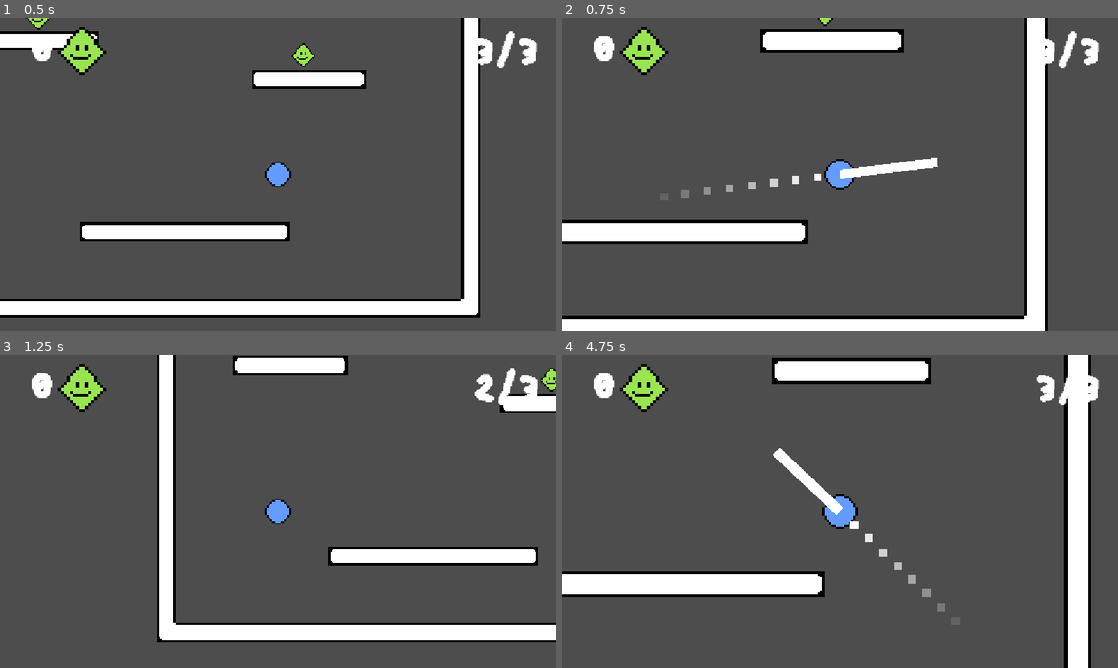
Above: before the commit, frames 1-4 (two rows, left to right).
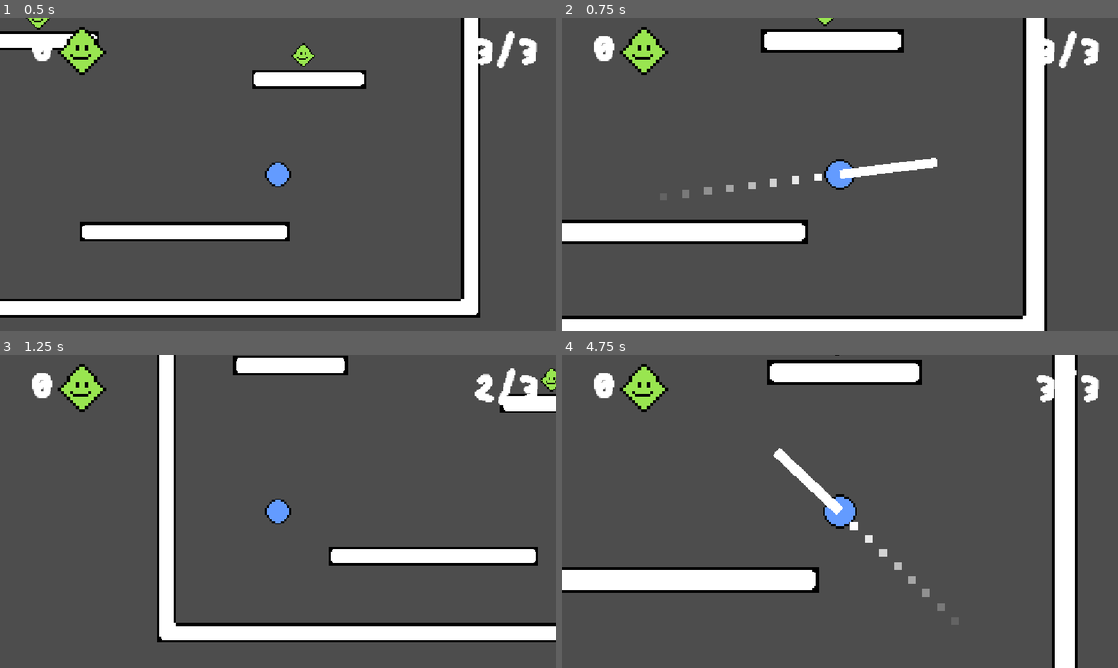
Above: after the commit, the same moments.

Repository: wuffgame/haven-gra
Game: Godot game, scene res://sceny/level1.tscn
Same seed, same stepped clock (60 frames per second), same inputs: the game is played once before the commit and once after it.
Inputs (mouse positions are in pixels of both pictures, inside the frame that each line leads up to):
- Up to frame 1 (0.5 s): no input
- Up to frame 2 (0.75 s): move the mouse to (962, 158) at 0.52 s; click (962, 158) at 0.67 s
- Up to frame 3 (1.25 s): no input
- Up to frame 4 (4.75 s): drag from (728, 527) to (840, 511) at 1.27 s; move the mouse to (895, 442) at 2.02 s; click (895, 442) at 2.17 s; drag from (812, 574) to (895, 439) at 2.77 s; move the mouse to (1006, 558) at 3.52 s; click (1006, 558) at 3.67 s; drag from (673, 464) to (756, 433) at 4.27 s

Frame 1 is identical in both runs. In frame 2, 0.6% of the frame differs, in the area x 21-88%, y 0-100%; in frame 3, 0.4%; in frame 4, 8.6%, in the area x 0-96%, y 0-100%.

Commit message:
Dodano przyśpieszanie przy spoczynku podczas rozciągania

Diff:
--- a/skrypty/gracz.gd
+++ b/skrypty/gracz.gd
@@ -7,6 +7,7 @@
 @export var max_power: float = 1400.0
 @export var gravity: float = 700.0
 @export var aiming_slowmo_factor: float = 0.12
+@export var slowmo_duration: float = 3.0
 
 @export var normal_zoom: Vector2 = Vector2(1.0, 1.0)
 @export var max_aim_zoom: Vector2 = Vector2(1.5, 1.5)
@@ -16,6 +17,8 @@
 var launch_vector: Vector2 = Vector2.ZERO
 var original_scale: Vector2 = Vector2(1, 1)
 var dots: Array[ColorRect] = []
+
+var aim_timer: float = 0.0
 
 var total_gems: int = 0 # ile w danym lvl
 var collected_gems: int = Global.collected_gems # ile zebranych
@@ -63,6 +66,7 @@
 	if event is InputEventMouseButton and event.button_index == MOUSE_BUTTON_LEFT:
 		if event.pressed:
 			current_state = State.AIMING
+			aim_timer = 0.0
 			drag_start_pos = global_position
 			drag_line.visible = true
 		elif current_state == State.AIMING:
@@ -70,6 +74,7 @@
 
 func _process(delta: float) -> void:
 	if current_state == State.AIMING:
+		aim_timer += delta
 		drag_start_pos = global_position
 		var current_mouse_pos = get_global_mouse_position()
 		var raw_drag = drag_start_pos - current_mouse_pos
@@ -78,8 +83,12 @@
 
 	var target_zoom = normal_zoom
 	if current_state == State.AIMING:
+		var progress = min(aim_timer / slowmo_duration, 1.0)
+		var current_slowmo = lerp(aiming_slowmo_factor, 1.0, progress)
+
 		var pull_ratio = launch_vector.length() / max_drag_distance
-		target_zoom = normal_zoom.lerp(max_aim_zoom, float(pull_ratio))
+		var effective_max_zoom = normal_zoom.lerp(max_aim_zoom, pull_ratio)
+		target_zoom = effective_max_zoom.lerp(normal_zoom, progress)
 
 	if camera:
 		camera.zoom = camera.zoom.lerp(target_zoom, zoom_speed * delta)
@@ -145,8 +154,11 @@
 			handle_collision(collision)
 
 	elif current_state == State.AIMING:
-		velocity.y += (gravity * aiming_slowmo_factor) * delta
-		var slow_velocity = velocity * aiming_slowmo_factor
+		var progress = min(aim_timer / slowmo_duration, 1.0)
+		var current_slowmo = lerp(aiming_slowmo_factor, 1.0, progress)
+
+		velocity.y += (gravity * current_slowmo) * delta
+		var slow_velocity = velocity * current_slowmo
 		var collision = move_and_collide(slow_velocity * delta)
 		if collision:
 			handle_collision(collision)
